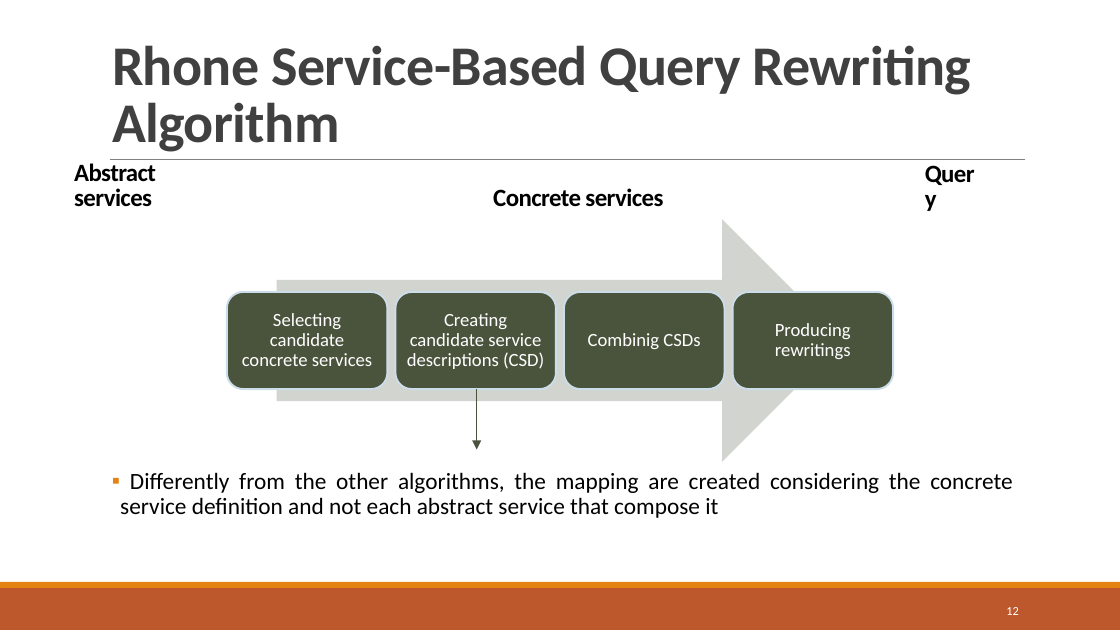
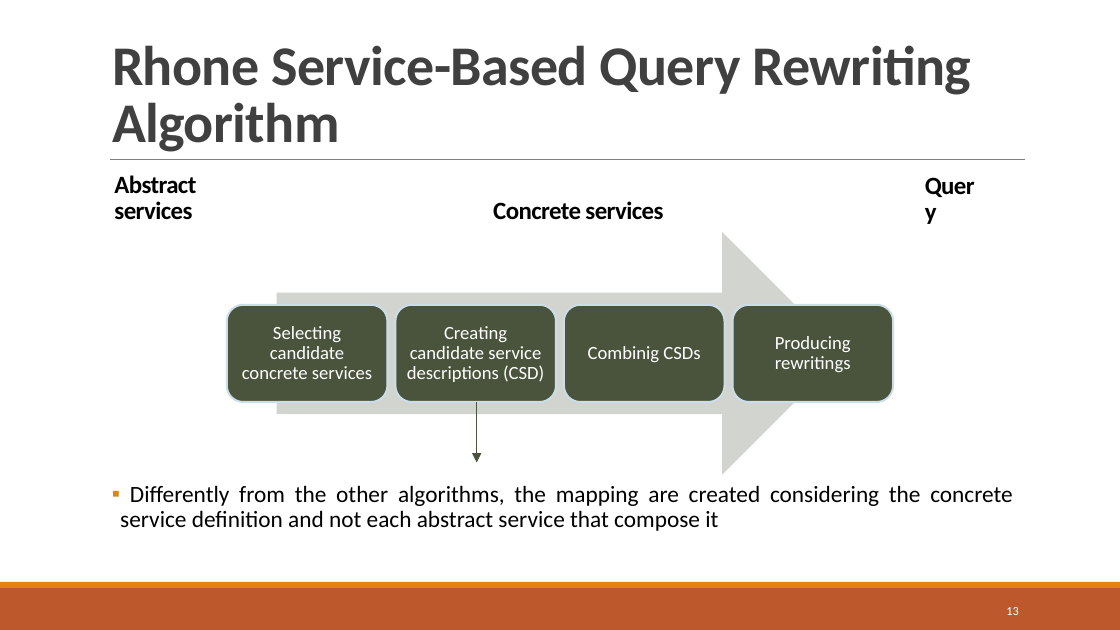
Before and after one commit to danielboni/DanielCarvalho-PhD, a slide deck: slide 13 of Presentations/ADBIS 2016/Presentation_ADBIS 2016.pptx (slide 12 before the commit). Drawn at 1120x630 pixels with LibreOffice and Linux fonts; fonts in the diff are those of the drawing. Boxes give left, top, right and bottom in pixels: in the first picture for what was removed or moved away, otherwise in the second. Text is boxed around its words. In the diff, an @@ line names an element or a change of style, - is before the commit and + after.

```diff
--- a/Presentations/ADBIS 2016/Presentation_ADBIS 2016.pptx
+++ b/Presentations/ADBIS 2016/Presentation_ADBIS 2016.pptx
@@ text "Abstract services": place and size @@
-text "Abstract services" at [74,163,156,207]
+text "Abstract services" at [114,175,196,220]
@@ right arrow: place and size @@
-right arrow at [277,220,843,463]
+right arrow at [277,232,843,475]
@@ 4 freeform shapes, 2 texts, 1 arrow: place and size @@
-4 freeform shapes, 2 texts, 1 arrow at [227,172,997,449]
+4 freeform shapes, 2 texts, 1 arrow at [227,185,997,463]
@@ text "Differently from the other algorithms, ...": place and size @@
-text "Differently from the other algorithms, ..." at [120,472,1012,518]
+text "Differently from the other algorithms, ..." at [120,485,1012,531]
```
Also in this commit, not shown: 18 other slides changed, 3 slides added, 2 slides removed.
